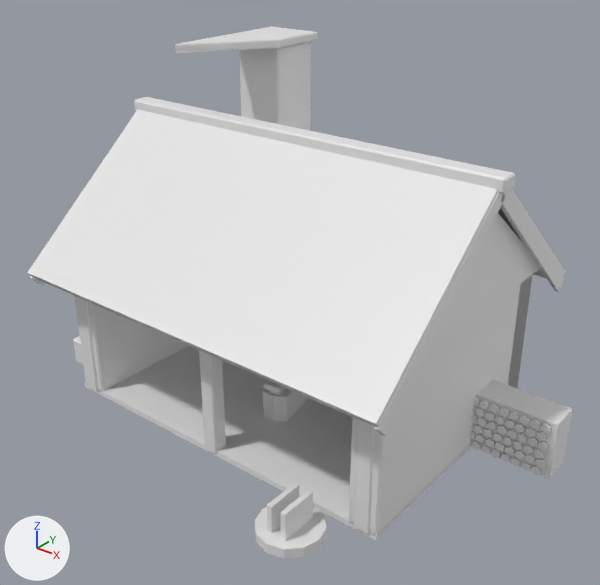
Before and after pictures for a commit that changed the glTF model public/buildings/smithy_2.glb.
Camera for both pictures: a camera (50 mm lens) standing at (7.97, -9.87, 8.15) and looking at (0.49, -0.53, 2.35). Arrows for +X, +Y and +Z are at lower left; the lights stay in place. The first picture is the older version. Vertices at exactly the same position are counted once.

In view in the first picture: 'smithy_2'.
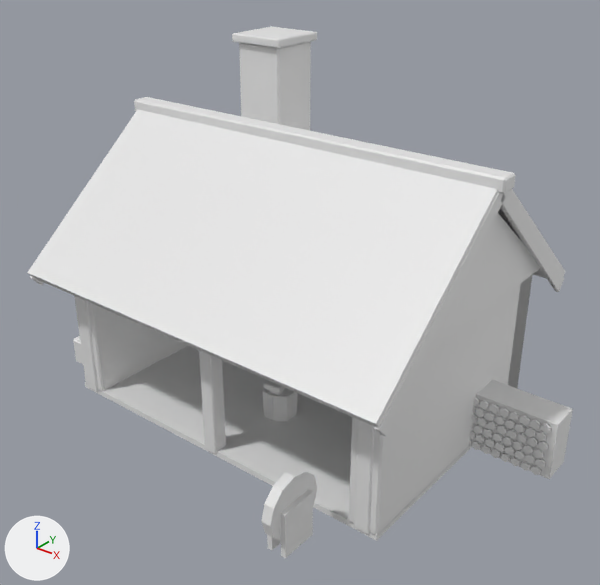
What differs and where, as boxes (x1, y1, x2, y2) in the pictures (600 x 585 px; the box of a moved part takes in the faces that stretch with it):
'smithy_2', reshaped
    before: (27, 26, 573, 559)
    after: (27, 26, 573, 558)
part 1 of me_smithy_2, moved or reshaped
    before: (255, 506, 326, 559)
    after: (261, 467, 317, 541)
part 2 of me_smithy_2, moved or reshaped
    before: (175, 26, 313, 53)
    after: (232, 26, 313, 48)
part 3 of me_smithy_2, moved or reshaped
    before: (284, 388, 308, 421)
    after: (263, 382, 298, 421)
part 4 of me_smithy_2, moved or reshaped
    before: (267, 483, 299, 533)
    after: (267, 535, 272, 550)

The change, as a list of edits to the scene's bpy script:
```text
Change me_smithy_2:
    where me_smithy_2.from_pydata(...)  # 1481 vertices, 2558 faces; spans x -4.0..4.55, y -3.5..2.83, z -0.05..5.94
    used by ob_smithy_2; location = (0.0, 0.0, 0.0)
    me_smithy_2 part 1: the loose piece of 24 vertices spanning x 1.8..2.8, y -3.5..-2.5, z 0.15..0.31 is turned 90 degrees about the y axis through its middle, then moved by (0.0, 0.0, 0.42)
    me_smithy_2 part 2
    me_smithy_2.vertices[349].co: (-2.38, 0.52, 5.82) -> (-2.11, 1.92, 5.82)
    me_smithy_2.vertices[350].co: (-2.07, -0.49, 5.92) -> (-2.11, 0.88, 5.92)  # pixel (175, 45) -> pixel (232, 34)
    me_smithy_2.vertices[351].co: (-2.08, -0.47, 5.94) -> (-2.11, 0.89, 5.94)  # pixel (176, 44) -> pixel (233, 33)
    me_smithy_2.vertices[352].co: (-2.09, -0.47, 5.92) -> (-2.12, 0.89, 5.92)  # pixel (174, 45) -> pixel (232, 34)
    me_smithy_2.vertices[353].co: (-2.08, -0.47, 5.8) -> (-2.11, 0.89, 5.8)  # pixel (176, 53) -> pixel (233, 41)
    me_smithy_2.vertices[354].co: (-2.07, -0.49, 5.82) -> (-2.11, 0.88, 5.82)  # pixel (175, 51) -> pixel (232, 40)
    me_smithy_2.vertices[355].co: (-2.09, -0.47, 5.82) -> (-2.12, 0.89, 5.82)  # pixel (175, 51) -> pixel (232, 40)
    me_smithy_2 part 3
    me_smithy_2.vertices[578].co: (0.32, 0.0, 0.55) -> (0.51, -0.61, 0.55)
    me_smithy_2.vertices[579].co: (0.3, 0.0, 0.0) -> (0.49, -0.61, 0.0)
    me_smithy_2.vertices[580].co: (0.23, 0.23, 0.55) -> (0.35, -0.42, 0.55)
    me_smithy_2.vertices[581].co: (0.21, 0.21, 0.0) -> (0.34, -0.43, 0.0)
    me_smithy_2.vertices[582].co: (0.0, 0.32, 0.55) -> (0.11, -0.39, 0.55)
    me_smithy_2.vertices[583].co: (0.0, 0.3, 0.0) -> (0.11, -0.41, 0.0)
    me_smithy_2.vertices[1426].co: (0.07, 0.41, 0.7) -> (0.15, -0.29, 0.7)
    me_smithy_2 part 4
    me_smithy_2.vertices[522].co: (2.14, -3.3, 0.0) -> (2.14, -3.3, 0.75)
    me_smithy_2.vertices[523].co: (2.14, -3.3, 0.75) -> (2.14, -3.3, 0.0)  # pixel (266, 504) -> pixel (267, 547)
```
